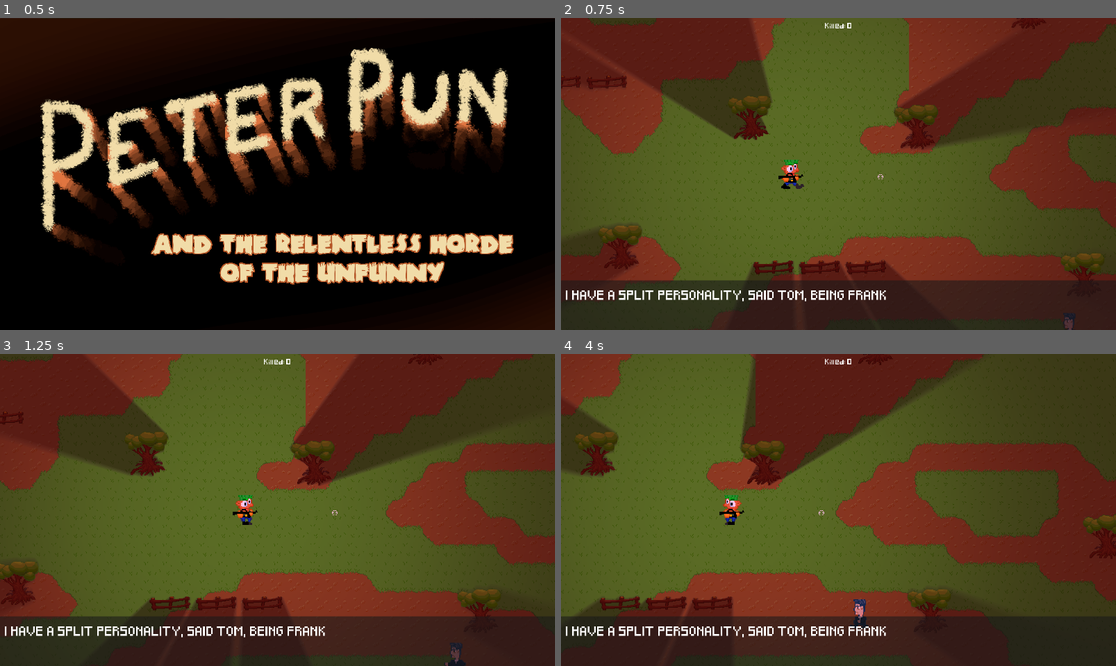
Above: before the commit, frames 1-4 (two rows, left to right).
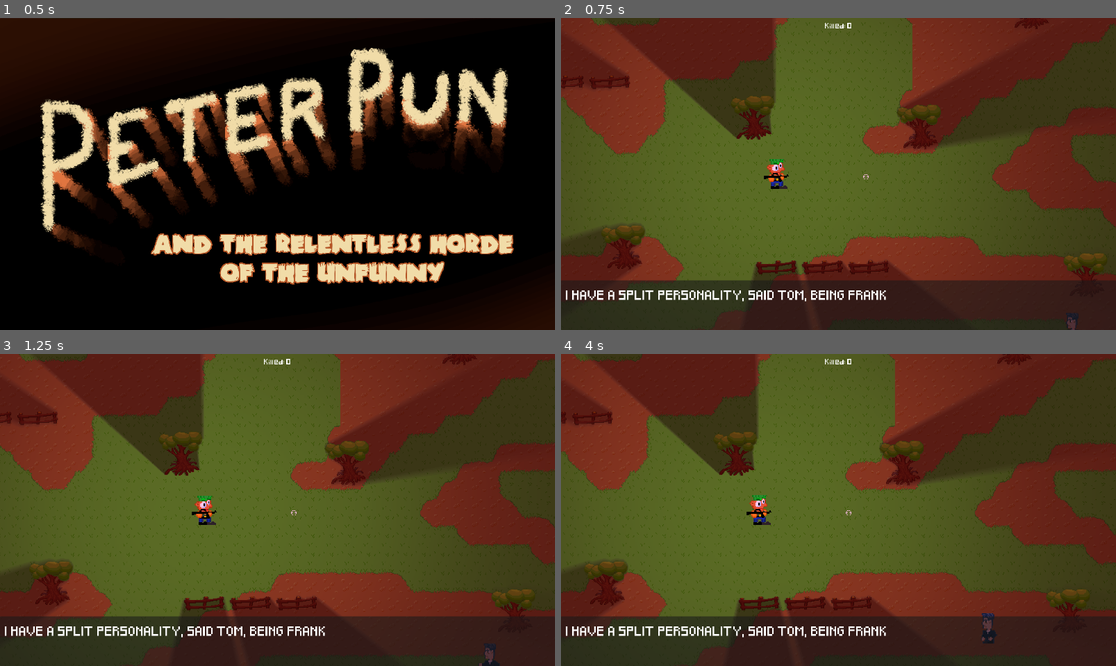
Above: after the commit, the same moments.

Repository: Fjonan/PeterPun
Game: Godot game, scene res://scenes/main.tscn
Two runs of this game, one before a commit and one after it. Both use one fixed random seed, a clock stepped at 60 frames per second and the inputs below.
Inputs (mouse positions are in pixels of both pictures, inside the frame that each line leads up to):
- Up to frame 1 (0.5 s): no input
- Up to frame 2 (0.75 s): tap Enter (ui_accept) at 0.5 s; move the mouse to (960, 158) at 0.52 s; hold Right (ui_right) from 0.53 s (still down); hold F from 0.53 s (still down); click (960, 158) at 0.67 s
- Up to frame 3 (1.25 s): keep holding Right (ui_right); keep holding F; tap Enter (ui_accept) at 0.77 s
- Up to frame 4 (4 s): release Right (ui_right) at 1.25 s; release F at 1.25 s; drag from (727, 525) to (810, 572) at 1.27 s; move the mouse to (894, 441) at 2.02 s; hold Right (ui_right) 2.03-2.75 s; hold F 2.03-2.75 s; drag from (810, 572) to (672, 463) at 2.77 s; move the mouse to (1005, 556) at 3.52 s; hold Left (ui_left) from 3.53 s (still down); hold F from 3.53 s (still down); tap Enter (ui_accept) at 3.77 s

Frame 1 is identical in both runs. In frame 2, 7.1% of the frame differs, in the area x 0-100%, y 0-100%; in frame 3, 30%; in frame 4, 54%.

Commit message:
remove debug controlls

Diff:
--- a/project.godot
+++ b/project.godot
@@ -68,11 +68,6 @@
 , Object(InputEventJoypadMotion,"resource_local_to_scene":false,"resource_name":"","device":0,"axis":0,"axis_value":-1.0,"script":null)
 ]
 }
-shoot={
-"deadzone": 0.5,
-"events": [Object(InputEventJoypadMotion,"resource_local_to_scene":false,"resource_name":"","device":-1,"axis":5,"axis_value":1.0,"script":null)
-]
-}
 aim_up={
 "deadzone": 0.05,
 "events": [Object(InputEventJoypadMotion,"resource_local_to_scene":false,"resource_name":"","device":-1,"axis":3,"axis_value":-1.0,"script":null)
@@ -93,6 +88,26 @@
 "events": [Object(InputEventJoypadMotion,"resource_local_to_scene":false,"resource_name":"","device":-1,"axis":2,"axis_value":1.0,"script":null)
 ]
 }
+up={
+"deadzone": 0.5,
+"events": [Object(InputEventJoypadMotion,"resource_local_to_scene":false,"resource_name":"","device":-1,"axis":1,"axis_value":-1.0,"script":null)
+]
+}
+down={
+"deadzone": 0.5,
+"events": [Object(InputEventJoypadMotion,"resource_local_to_scene":false,"resource_name":"","device":-1,"axis":1,"axis_value":1.0,"script":null)
+]
+}
+left={
+"deadzone": 0.5,
+"events": [Object(InputEventJoypadMotion,"resource_local_to_scene":false,"resource_name":"","device":-1,"axis":0,"axis_value":-1.0,"script":null)
+]
+}
+right={
+"deadzone": 0.5,
+"events": [Object(InputEventJoypadMotion,"resource_local_to_scene":false,"resource_name":"","device":-1,"axis":0,"axis_value":1.0,"script":null)
+]
+}
 
 [rendering]
 
--- a/scripts/player.gd
+++ b/scripts/player.gd
@@ -64,13 +64,13 @@
 
 func get_input():
 	var input = Vector2()
-	if Input.is_action_pressed('ui_right'):
+	if Input.is_action_pressed('right'):
 		input.x += 1
-	if Input.is_action_pressed('ui_left'):
+	if Input.is_action_pressed('left'):
 		input.x -= 1
-	if Input.is_action_pressed('ui_down'):
+	if Input.is_action_pressed('down'):
 		input.y += 1
-	if Input.is_action_pressed('ui_up'):
+	if Input.is_action_pressed('up'):
 		input.y -= 1
 	return input
 
